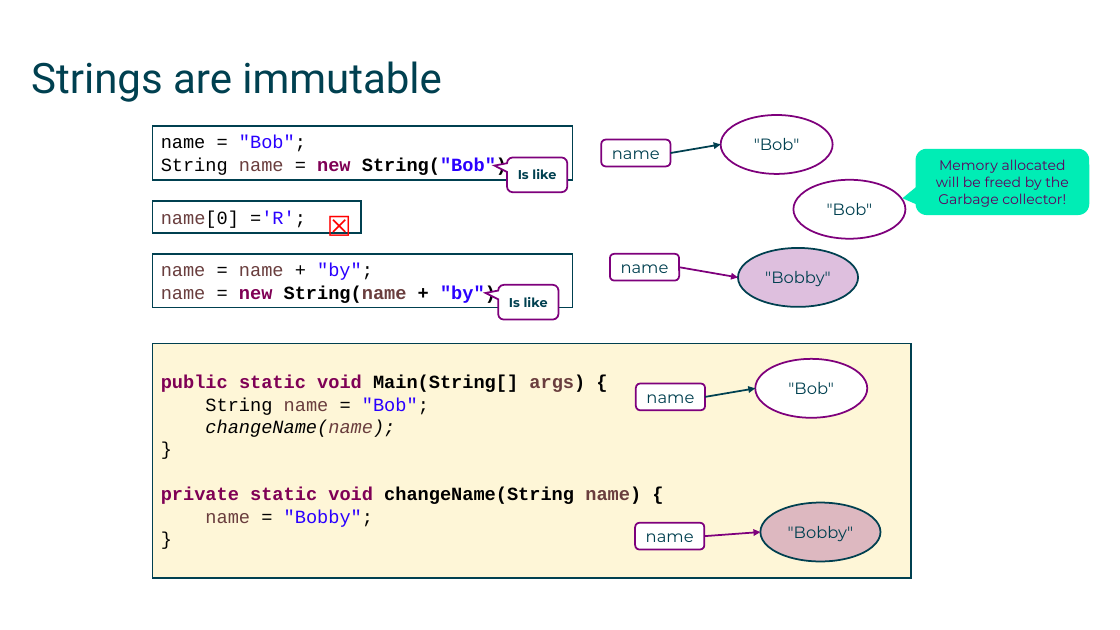
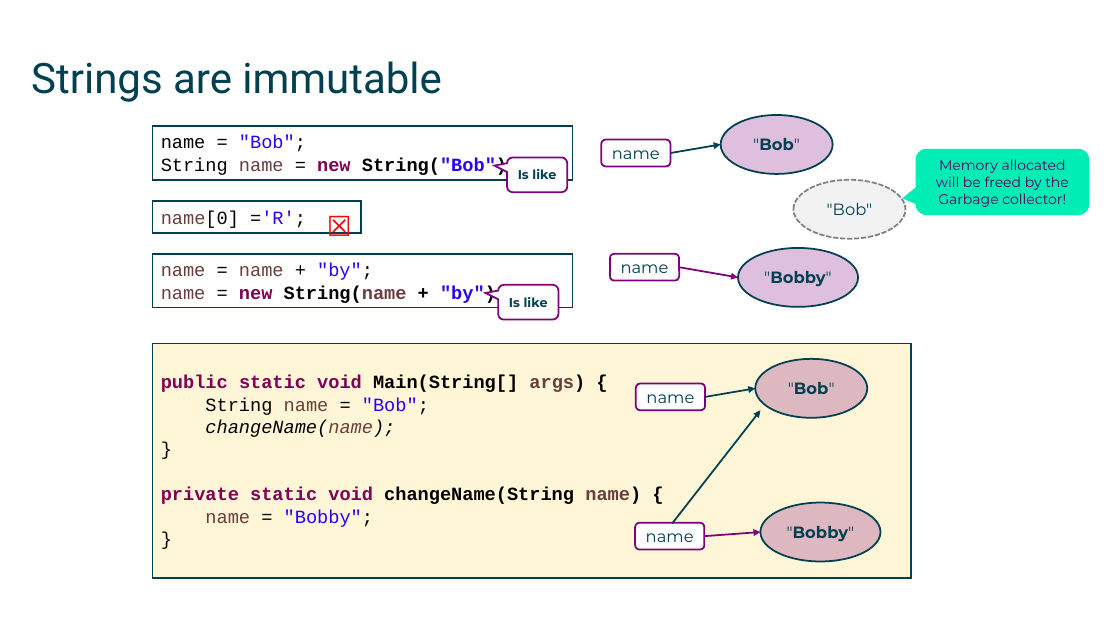
Before and after one commit to mikebaradaran/csharp, a slide deck: slide 5 of 04-enums and Strings.pptx. Drawn at 1120x630 pixels with LibreOffice and Linux fonts; fonts in the diff are those of the drawing. Boxes give left, top, right and bottom in pixels: in the first picture for what was removed or moved away, otherwise in the second. Text is boxed around its words. In the diff, an @@ line names an element or a change of style, - is before the commit and + after.

```diff
--- a/04-enums and Strings.pptx
+++ b/04-enums and Strings.pptx
@@ ellipse ""Bob"" at (721,115,833,174): bold on in ""Bob""; fill #FFFFFF to #7E007C at 25% opacity; outline #7E007C 1.5 pt to #004050 1.5 pt @@
@@ ellipse ""Bob"" at (794,180,906,239): fill #FFFFFF to #F2F2F2; outline #7E007C 1.5 pt to #808080 1.5 pt dashed @@
@@ ellipse ""Bobby"" at (739,248,859,307): bold on in ""Bobby"" @@
@@ ellipse ""Bob"" at (755,359,867,418): bold on in ""Bob""; fill #FFFFFF to #7E007C at 25% opacity; outline #7E007C 1.5 pt to #004050 1.5 pt @@
@@ arrow added from (672, 523) to (760, 411), #004050 1.5 pt @@
@@ ellipse ""Bobby"" at (760,502,881,561): bold on in ""Bobby"" @@
```
Also in this commit, not shown: 1 other slide changed, 4 other files.
